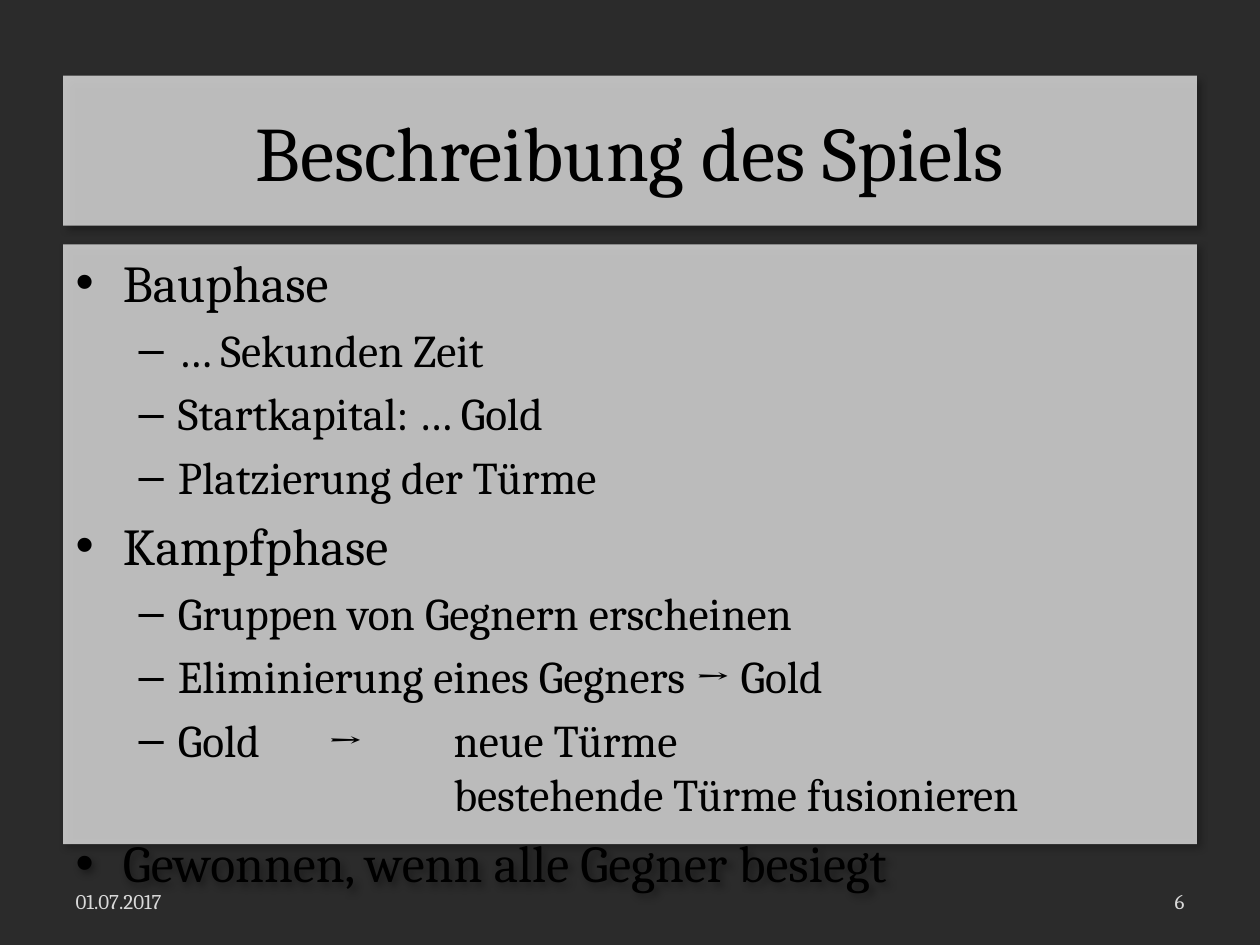
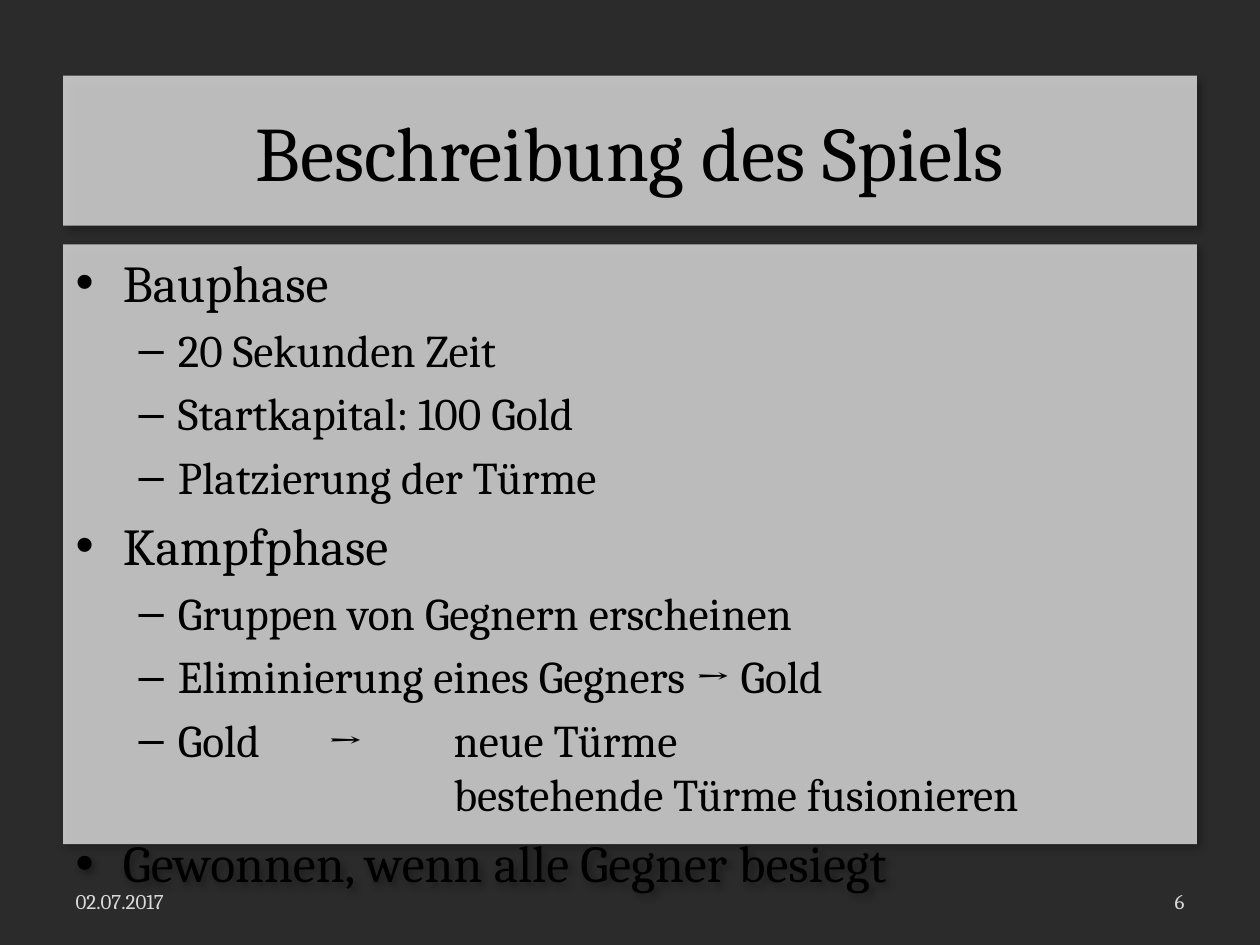
Before and after one commit to LaurenzGebauer/ElementTD, a slide deck: slide 6 of svn/JG16S17P06/trunk/Documentation/ProjectDocumentation/Presentation.pptx. Drawn at 1260x945 pixels with LibreOffice and Linux fonts; fonts in the diff are those of the drawing; background and template pictures are left out; a plain dark background stands for a picture behind light text. Boxes give left, top, right and bottom in pixels: in the first picture for what was removed or moved away, otherwise in the second. Text is boxed around its words. In the diff, an @@ line names an element or a change of style, - is before the commit and + after.

```diff
--- a/svn/JG16S17P06/trunk/Documentation/ProjectDocumentation/Presentation.pptx
+++ b/svn/JG16S17P06/trunk/Documentation/ProjectDocumentation/Presentation.pptx
@@ text at (178, 335, 573, 440): text changed @@
-  – … Sekunden Zeit
-  – Startkapital: … Gold
+  – 20 Sekunden Zeit
+  – Startkapital: 100 Gold
@@ text at (76, 895, 164, 909): text changed @@
-01.07.2017
+02.07.2017
```
Also in this commit, not shown: 7 other slides changed, 19 other files.
